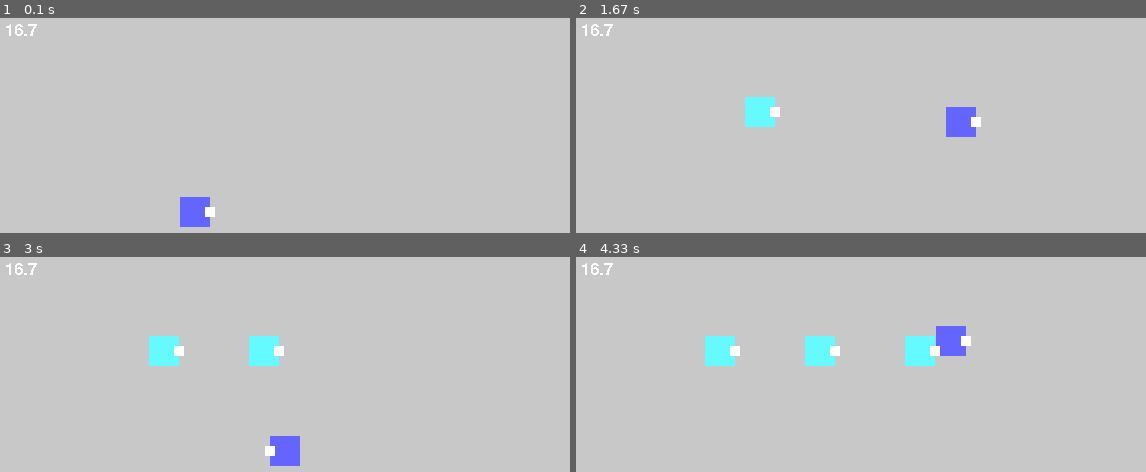
Above: before the commit, frames 1-4 (two rows, left to right).
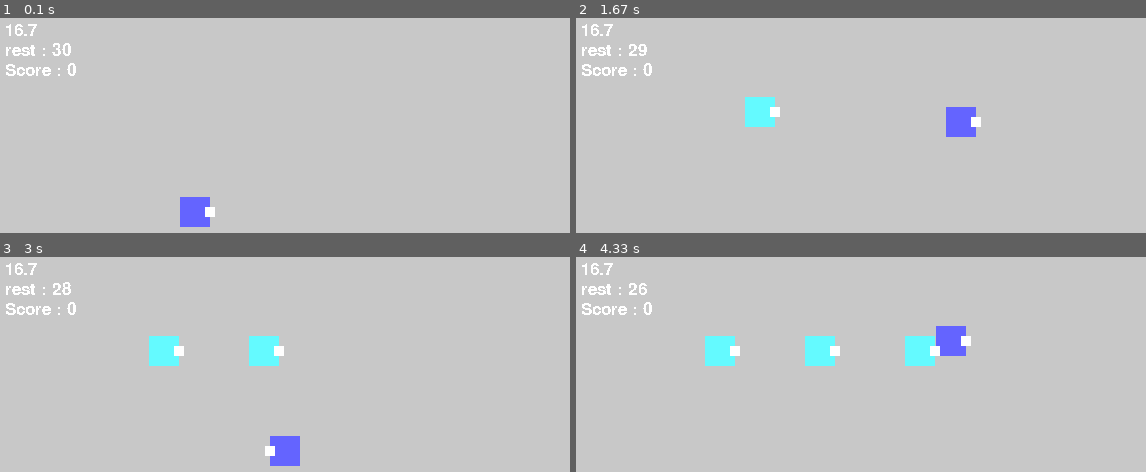
Above: after the commit, the same moments.

Repository: macchan1978/python_game
Game: pygame game, started from pygame_main.py
Same seed, same stepped clock (60 frames per second), same inputs: the game is played once before the commit and once after it.
Inputs:
- Up to frame 1 (0.1 s): no input
- Up to frame 2 (1.67 s): tap Space at 0.33 s; hold Right 0.67-1.13 s; hold Up 1.17-1.47 s; hold Right from 1.5 s (still down)
- Up to frame 3 (3 s): release Right at 1.97 s; hold Left 2-2.53 s; hold Down 2.57-2.87 s; hold Left from 2.9 s (still down)
- Up to frame 4 (4.33 s): release Left at 3.3 s; hold Up 3.33-3.7 s; hold Right from 3.73 s (still down)

The runs differ from the first frame. In frame 1, 0.5% of the frame differs, in the area x 1-14%, y 11-27%; in frame 2, 0.5%; in frame 3, 0.5%; in frame 4, 0.5%.

Commit message:
スコア計算の追加

Diff:
--- a/objects/enemy.py
+++ b/objects/enemy.py
@@ -5,6 +5,7 @@
 
 class Enemy(ObjectBase):
     def __init__(self, pos: PosF):
+        self.score = 100
         self.counter = 0
         self.shotCount = 0
         self.color = [100, 250, 255]
@@ -36,6 +37,9 @@
     def is_destroyed(self):
         return self.life <= 0
 
+    def get_score(self):
+        return self.score
+
     def render(self, surface: pg.surface.Surface):
         pg.draw.rect(surface, color=self.color, rect=self.rect)
         dir_rect_pos = self.pos + self.dirVec * 15
--- a/pygame_main.py
+++ b/pygame_main.py
@@ -25,8 +25,11 @@
 
     bullets: list[Bullet] = []
     enemies: list[Enemy] = []
+    tpc_start = time.perf_counter()
     tpc = [time.perf_counter(), 0]
+    total_sec = 30
     counter = 0
+    score = 0
 
     # game_pad = GamePad()
     while running:
@@ -39,6 +42,7 @@
             if event.type == pg.KEYDOWN:
                 if event.key == pg.K_ESCAPE:
                     running = False
+
 
         if counter % 100 == 10:
             enemies.append(Enemy(PosF(100, 100)))
@@ -56,6 +60,7 @@
                 if b.is_live() and e.rect.colliderect(b.rect):
                     e.hit()
                     b.hit()
+        score += sum(e.get_score() for e in enemies if e.is_destroyed())
 
         if any(e.is_destroyed() for e in enemies):
             game_context.sound().play(game_context.SoundType.DESTROY)
@@ -73,9 +78,20 @@
         # 処理時間
         tpc[1] = time.perf_counter()
         tpc_ms = 1000 * (tpc[1] - tpc[0])
-        disp_text = my_font.render(f'{tpc_ms:.3g}', False, (255, 255, 255))
         tpc[0] = tpc[1]
-        screen.blit(disp_text, (10, 10))
+        play_sec = int(tpc[1] - tpc_start)
+        rest_sec = total_sec - play_sec
+
+        disp_frame_rate = my_font.render(f'{tpc_ms:.3g}', False, (255, 255, 255))
+        disp_rest_sec = my_font.render(f'rest : {rest_sec}', False, (255, 255, 255))
+        disp_score = my_font.render(f'Score : {score}', False, (255,255,255))
+        screen.blit(disp_frame_rate, (10, 10))
+        screen.blit(disp_rest_sec, (10, 30))
+        screen.blit(disp_score, (10, 50))
+
+        # TODO : ゲーム終了
+        if rest_sec <= 0:
+            pass
 
         pg.display.flip()
         counter += 1
